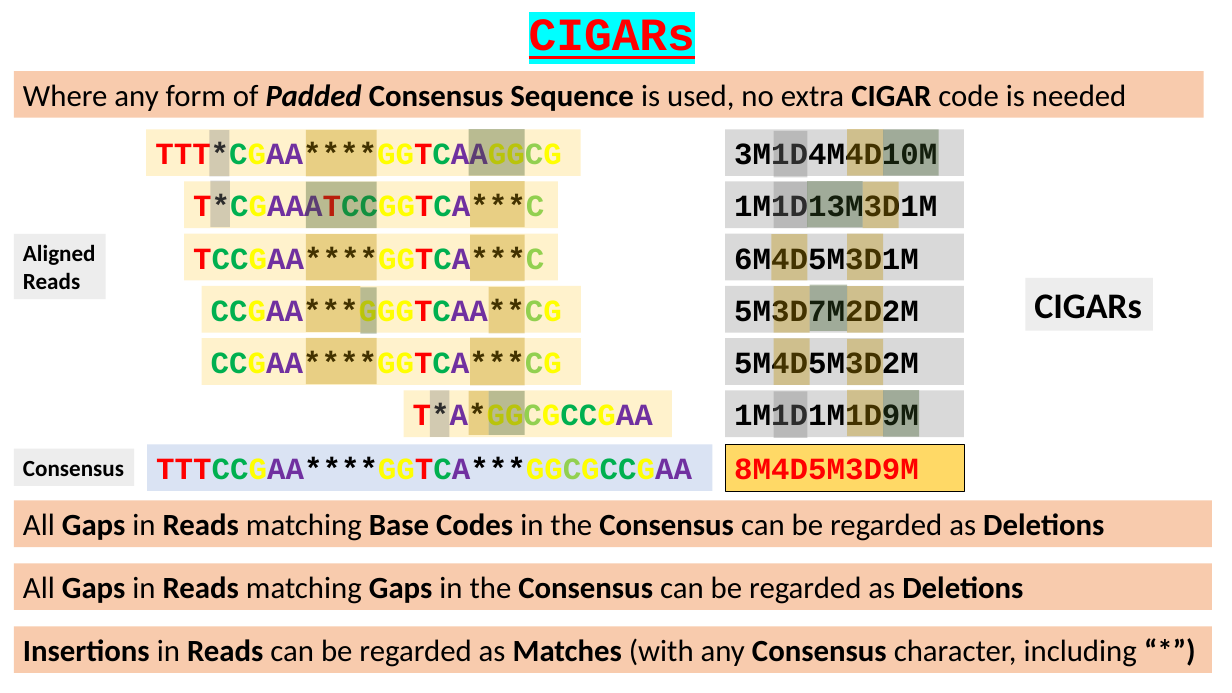
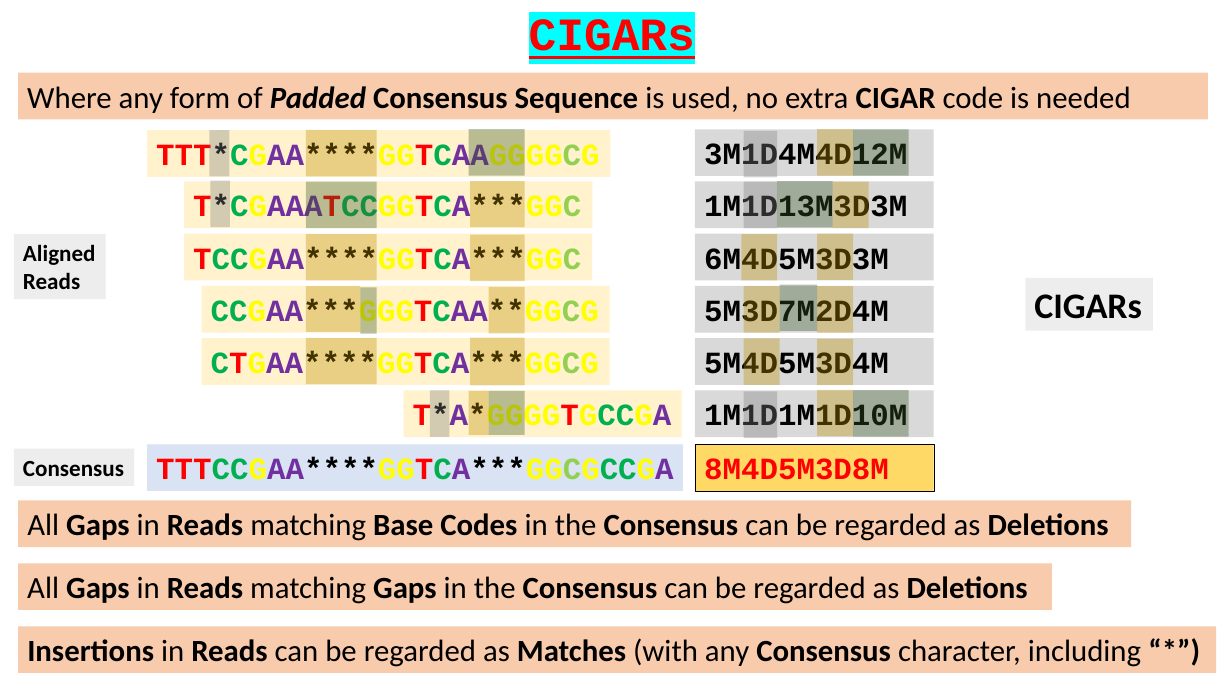
Before and after one commit to BioinformaticsTraining/Introduction-to-Bioinformatics, a slide deck: slide 13 of Flip Presentations/NGS_Intro/02-CIGARS/02-CIGARS.pptx. Drawn at 1232x693 pixels with LibreOffice and Linux fonts; fonts in the diff are those of the drawing. Boxes give left, top, right and bottom in pixels: in the first picture for what was removed or moved away, otherwise in the second. Text is boxed around its words. In the diff, an @@ line names an element or a change of style, - is before the commit and + after.

```diff
--- a/Flip Presentations/NGS_Intro/02-CIGARS/02-CIGARS.pptx
+++ b/Flip Presentations/NGS_Intro/02-CIGARS/02-CIGARS.pptx
@@ rectangle "Where any form of Padded ...": place and size @@
-rectangle "Where any form of Padded ..." at [14,71,1204,117]
+rectangle "Where any form of Padded ..." at [18,73,1209,119]
@@ rectangle "TTT*CGAA****GGTCAAGGGGCG": place and size @@
-rectangle "TTT*CGAA****GGTCAAGGGGCG" at [146,129,580,176]
+rectangle "TTT*CGAA****GGTCAAGGGGCG" at [147,130,611,177]
@@ text in rectangle at [156,143,600,174]: text changed @@
-TTT*CGAA****GGTCAAGGCG
+TTT*CGAA****GGTCAAGGGGCG
@@ text in rectangle at [704,142,907,173]: text changed @@
-3M1D4M4D10M
+3M1D4M4D12M
@@ rectangle "T*CGAAATCCGGTCA***GGC": place and size @@
-rectangle "T*CGAAATCCGGTCA***GGC" at [184,181,558,227]
+rectangle "T*CGAAATCCGGTCA***GGC" at [184,181,592,227]
@@ text in rectangle at [193,194,581,225]: text changed; text colour #000000 to #FFFF00 @@
-T*CGAAATCCGGTCA***C
+T*CGAAATCCGGTCA***GGC
@@ text in rectangle at [704,194,907,225]: text changed @@
-1M1D13M3D1M
+1M1D13M3D3M
@@ rectangle "TCCGAA****GGTCA***GGC": place and size @@
-rectangle "TCCGAA****GGTCA***GGC" at [184,234,558,280]
+rectangle "TCCGAA****GGTCA***GGC" at [184,234,592,280]
@@ text in rectangle at [193,246,581,277]: text changed @@
-TCCGAA****GGTCA***C
+TCCGAA****GGTCA***GGC
@@ text in rectangle at [704,246,889,277]: text changed @@
-6M4D5M3D1M
+6M4D5M3D3M
@@ rectangle "CCGAA***GGGTCAA**GGCG": place and size @@
-rectangle "CCGAA***GGGTCAA**GGCG" at [201,287,580,333]
+rectangle "CCGAA***GGGTCAA**GGCG" at [201,287,610,333]
@@ text in rectangle at [211,299,599,330]: text changed @@
-CCGAA***GGGTCAA**CG
+CCGAA***GGGTCAA**GGCG
@@ text in rectangle at [704,299,889,330]: text changed @@
-5M3D7M2D2M
+5M3D7M2D4M
@@ rectangle "CTGAA****GGTCA***GGCG": place and size @@
-rectangle "CTGAA****GGTCA***GGCG" at [201,338,580,384]
+rectangle "CTGAA****GGTCA***GGCG" at [201,338,610,384]
@@ text in rectangle at [211,351,599,382]: text changed @@
-CCGAA****GGTCA***CG
+CTGAA****GGTCA***GGCG
@@ text in rectangle at [704,351,889,382]: text changed @@
-5M4D5M3D2M
+5M4D5M3D4M
@@ rectangle "T*A*GGGGTGCCGA": place and size @@
-rectangle "T*A*GGGGTGCCGA" at [404,391,673,437]
+rectangle "T*A*GGGGTGCCGA" at [404,391,682,437]
@@ text in rectangle at [413,403,672,434]: text changed @@
-T*A*GGCGCCGAA
+T*A*GGGGTGCCGA
@@ text in rectangle at [704,403,907,434]: text changed @@
-1M1D1M1D9M
+1M1D1M1D10M
@@ rectangle: place and size @@
-rectangle at [884,390,920,437]
+rectangle at [853,390,909,437]
@@ rectangle "TTTCCGAA****GGTCA***GGCGCCGA": place and size @@
-rectangle "TTTCCGAA****GGTCA***GGCGCCGA" at [147,445,713,491]
+rectangle "TTTCCGAA****GGTCA***GGCGCCGA" at [147,445,683,491]
@@ 22 rectangles: place and size @@
-22 rectangles at [726,129,964,491]
+22 rectangles at [695,129,933,491]
@@ text in rectangle at [156,457,673,480]: text changed @@
-TTTCCGAA****GGTCA***GGCGCCGAA
+TTTCCGAA****GGTCA***GGCGCCGA
@@ text in rectangle at [704,458,889,480]: text changed @@
-8M4D5M3D9M
+8M4D5M3D8M
@@ rectangle "All Gaps in Reads matching ...": place and size @@
-rectangle "All Gaps in Reads matching ..." at [14,501,1213,547]
+rectangle "All Gaps in Reads matching ..." at [18,501,1131,547]
@@ rectangle "All Gaps in Reads matching ...": place and size @@
-rectangle "All Gaps in Reads matching ..." at [14,564,1213,610]
+rectangle "All Gaps in Reads matching ..." at [18,564,1053,610]
@@ rectangle "Insertions in Reads can be ...": place and size @@
-rectangle "Insertions in Reads can be ..." at [14,627,1213,673]
+rectangle "Insertions in Reads can be ..." at [18,627,1217,673]
```
Also in this commit, not shown: 3 other slides changed, 3 slides added.
